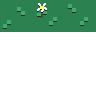
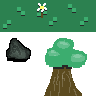
The second (96, 96) image is a revision of the first. Changes to its layers:
added layer "Layer 2" above "Layer 1" over left=44, top=38, right=87, bottom=96
added layer "Layer 1" above "grass 03" over left=6, top=38, right=31, bottom=62
